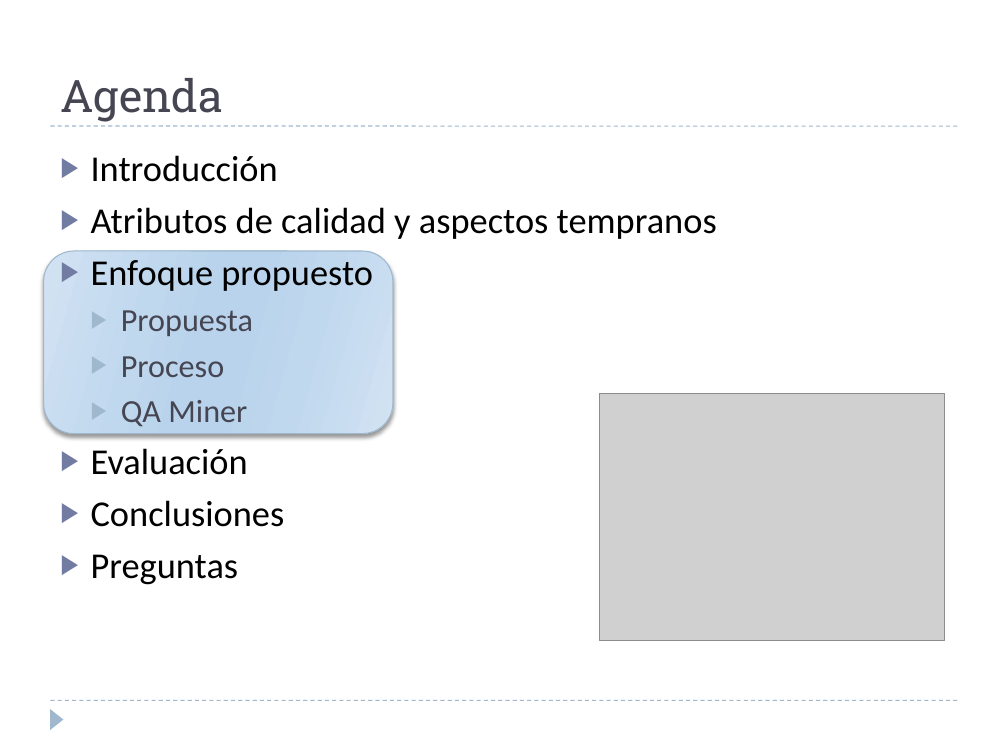
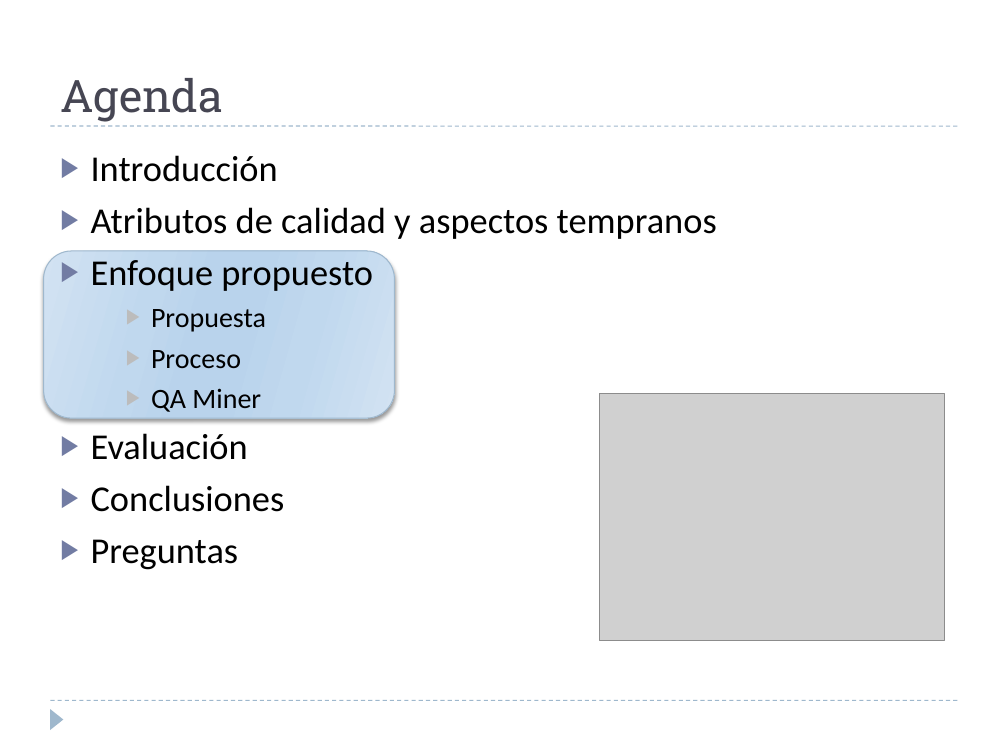
Before and after one commit to alejandrorago/qatesis2, a slide deck: slide 10 of Capitulos Finales/FilminasV0.2.pptx. Drawn at 1008x756 pixels with LibreOffice and Linux fonts; fonts in the diff are those of the drawing; grey boxes stand for pictures. Boxes give left, top, right and bottom in pixels: in the first picture for what was removed or moved away, otherwise in the second. Text is boxed around its words. In the diff, an @@ line names an element or a change of style, - is before the commit and + after.

```diff
--- a/Capitulos Finales/FilminasV0.2.pptx
+++ b/Capitulos Finales/FilminasV0.2.pptx
@@ rounded rectangle: place and size @@
-rounded rectangle at box(43, 251, 392, 433)
+rounded rectangle at box(43, 251, 394, 418)
@@ text at box(151, 309, 266, 412): size 23 to 20 pt, text colour #464653 to #000000 in "Propuesta", "Proceso", "QA Miner"; list level 2 to 3 in "Propuesta"; bullet colour #9FB8CD to #BDBDBD; list level 2 to 3 in "Proceso"; list level 2 to 3 in "QA Miner" @@
```
Also in this commit, not shown: 14 other slides changed, 2 slides added, 1 slide removed.
